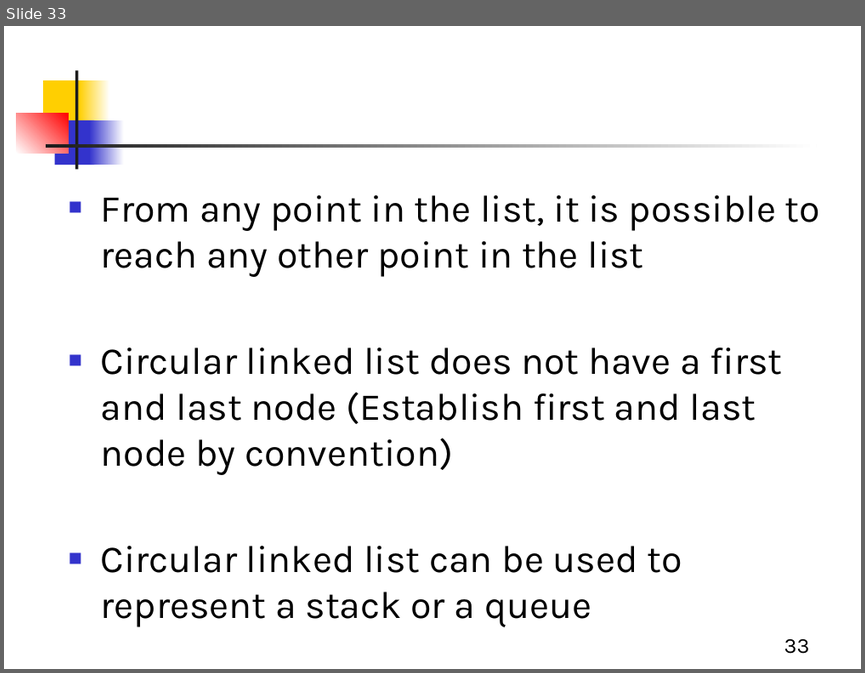
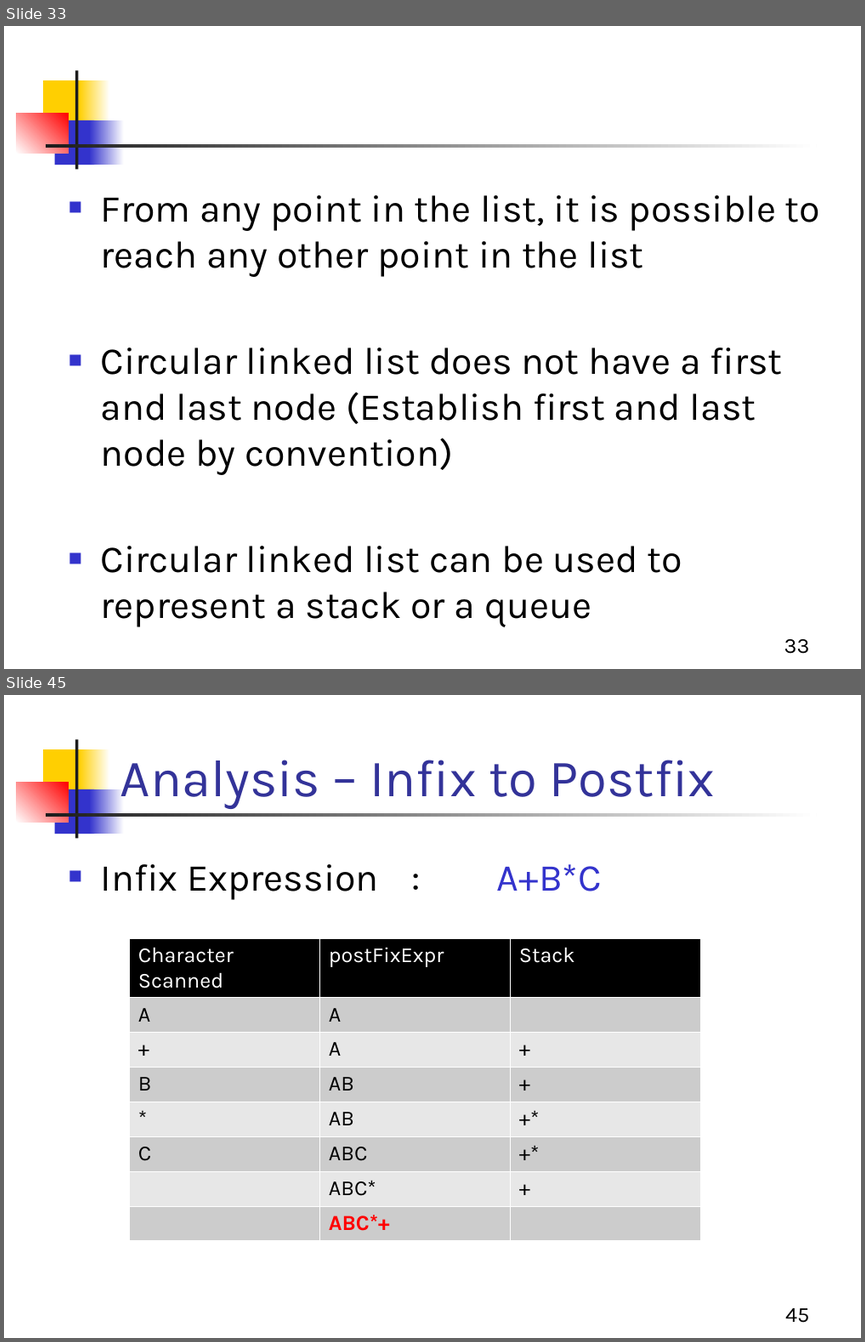
Before and after one commit to Aashishsharma/Learnings, a slide deck: DS/DS.pptx. Shown one above the other, each under a label of ours: slide 33 before the commit, slides 33 and 45 after it; the slides between them are not shown. The pictures are 865x673 and 865x1342 pixels, drawn with LibreOffice and Linux fonts; fonts in the diff are those of the drawing. Boxes give left, top, right and bottom in pixels: in the first picture for what was removed or moved away, otherwise in the second. Text is boxed around its words. In the diff, an @@ line names an element or a change of style, - is before the commit and + after.

```diff
--- a/DS/DS.pptx
+++ b/DS/DS.pptx
@@ slide 45 added at [4, 695, 861, 1338], background #FFFFFF; not listed: 7 template elements that a slide beside it also shows @@
@@ title added at [120, 760, 715, 809], 44 pt, text #333399 @@
+Analysis – Infix to Postfix
@@ text added at [101, 864, 602, 900], 32 pt, text #000000 @@
+■ Infix Expression : A+B*C
@@ table added at [130, 938, 701, 1242], 8 rows, 3 columns @@
+Character Scanned | postFixExpr | Stack
+A | A | 
++ | A | +
+B | AB | +
+* | AB | +*
+C | ABC | +*
+ | ABC* | +
+ | ABC*+ | 
@@ page number added at [785, 1308, 809, 1322], 18 pt, text #000000 @@
+45
```
Also in this commit, not shown: 70 other slides added.
